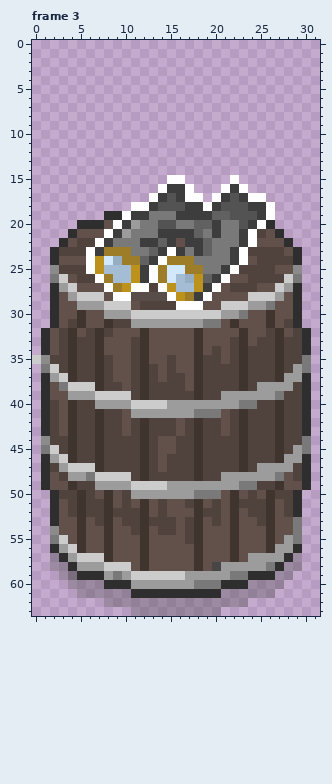
File history of a pixel-art file, Assets/Graphics/WorldObjects/Barrel.aseprite. Above is the file before it was changed.
32x64 pixels, 3 frames. Colours within 5 levels of each other are drawn and written as one. Shown: frame 3. The commit also changed other frames, which this record leaves out.
After:
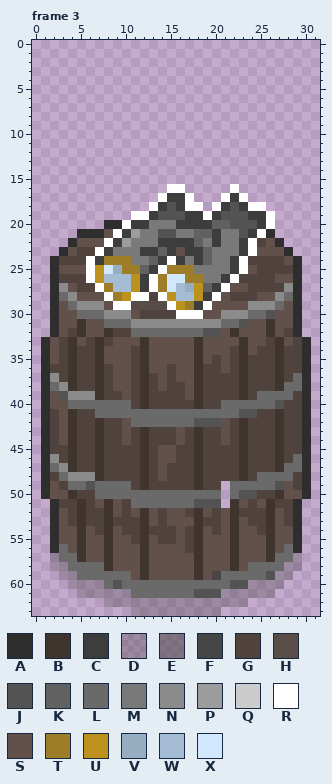
Palette (. is transparent): A #2e2e2e  B #3f352e  C #3d3d3d  D #46464652  E #4646468a  F #464646  G #50433d  H #594d49  J #535353  K #616161  L #6a6a6a  M #797979  N #8b8b8b  P #9c9c9c  Q #cccccc  R #ffffff  S #62514a  T #9e7d29  U #bd921c  V #97adc2  W #a5bdd4  X #d2e8fc
Changes in this commit:
Changed rows in their new state; - is an unchanged pixel.
Frame 3:
first column x 0:
15 ---------------..-----.--------
16 --------------.RR.---.R.-------
17 -------------.RC--.-.RCR..-----
18 -----------..RC-CRR.RC-CRR.----
19 --------...RRCJJJ--RCJ--C------
20 -----...AARCC-MMCCCCKKJ-JCR----
21 ----.AAASRCP--JJMM-K---JCRA.---
22 ---.ASSSRCP-MMC-C-KMC----G-A.--
23 --.AS-GRCMM-CCKCSC----MCRSSSA.-
24 ---GGG-CTT-MMKCRCMCK----G---S--
25 --ASSS--XVTTKCRTT-M--MCRS--GGA-
26 --AGG-RUW-------XTTMMCRG---SSA-
27 ---NSGGRTWWUCRTX-V-KCRSS-GGGN--
28 ---LNSSSRTURRGRUWWUCR-GGGSSNL--
29 ----LNNNSRRHHHHRUTCR-SSSNNNL---
30 -----LLLNNNSGGGGRRRSSNNNLLJ----
31 ----S---LLLNNNNNNNNNNLLJ----S--
32 -.ASGBSSBGGLLLLLLLLJJ-BS--BSGA.
33 -----S--G--S----------S--S--S--
34 --------------------S---S------
35 .AS-----S------S---S----------A
36 -AG----------S-------S-------GA
37 --NG------------S-----------GL-
38 --LNBGG--S----S----------GGBLL-
39 ---JNNNBGGS------S---GGBGLLLL--
40 --S-LLLLLLLGBGGGGGBGGLLLLLLJ---
41 -------LLLLLLLLLLLLLLLLJJ------
42 -----------LLLLLLLJJJ----------
44 -A-S------S---GGS----S--------A
45 -AG--------------------------GA
46 --NG-----------S------------GL-
47 --LNBGG------------------GGBLL-
48 --GLNNNBGGG---S------GGBGLLLL--
49 ---GLLJLLLLGBGGGGGBGG.LLLLLJ-G-
50 -ASSBG-LLLLLLLLLLLLLL.LJJGGBSSA
51 ---G---S---LLLLLLLJJJ.-S-S-G---
52 ---------S-S-----G-S---G-------
53 ----G-G--G---S-S-S-G----G---GA-
54 --A----G--G--G------G----G---A-
55 --AS-------G--GG------------SA-
56 ---LS------------G---------SL--
57 ---LLBSS----------------SSBLL--
58 ----LLLLBSS---------SSBSLLLL---
59 ----DLLLLLLSBSSSSSBSFLLLLLJ----
60 --------LJLLLLLLLLLLLLJJ-------
61 -----------LLLLLLLJJJ----------
